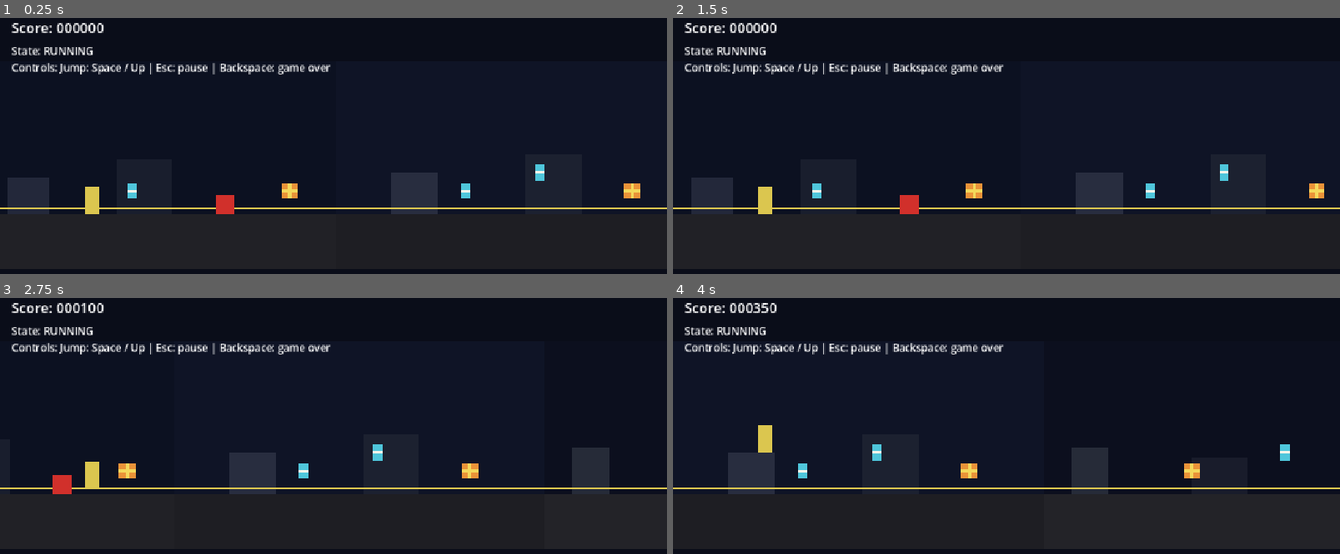
Above: before the commit, frames 1-4 (two rows, left to right).
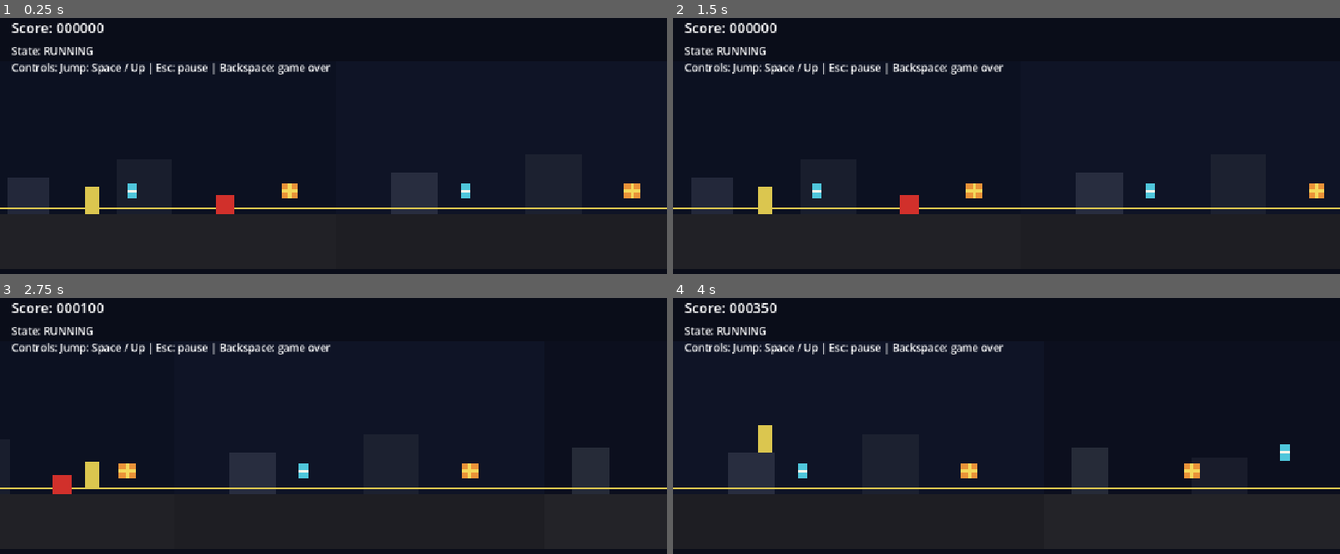
Above: after the commit, the same moments.

Repository: v-Kaefer/Take-Your-Pills
Game: Godot game, scene res://scenes/game/game.tscn
The game is run twice, just before and just after one commit, with the same random seed, the same clock (stepped at 60 frames per second) and the same inputs.
Inputs:
- Up to frame 1 (0.25 s): no input
- Up to frame 2 (1.5 s): hold Up 0.53-1.25 s; tap Space (player_jump) at 0.77 s; click "Restart Run" at 1.25 s
- Up to frame 3 (2.75 s): hold Up from 2.03 s (still down); tap Space (player_jump) at 2.27 s
- Up to frame 4 (4 s): release Up at 2.78 s; hold Up from 3.53 s (still down); tap Space (player_jump) at 3.77 s

The runs differ from the first frame. In frame 1, less than 0.1% of the frame differs, in the area x 80-82%, y 57-64%; in frame 2, less than 0.1%; in frame 3, 0.1%, in the area x 55-58%, y 57-64%; in frame 4, less than 0.1%.

Commit message:
feat: add collectable pickup feedback

Diff:
--- a/scenes/game/chunks/chunk_b.tscn
+++ b/scenes/game/chunks/chunk_b.tscn
@@ -55,8 +55,5 @@
 [node name="PillCollectable" parent="." instance=ExtResource("2")]
 position = Vector2(224, 224)
 
-[node name="PillCollectable2" parent="." instance=ExtResource("2")]
-position = Vector2(352, 192)
-
 [node name="BoxCollectable" parent="." instance=ExtResource("3")]
 position = Vector2(512, 224)
--- a/scenes/game/game.gd
+++ b/scenes/game/game.gd
@@ -8,6 +8,7 @@
 @onready var player: Player = $World/Player
 @onready var chunks: ChunkManager = $World/Chunks
 @onready var hud: GameHUD = $HUD
+@onready var collect_sfx_player: AudioStreamPlayer = $CollectSfxPlayer
 
 var current_state: GameState = GameState.RUNNING
 var score: int = 0
@@ -82,6 +83,7 @@
 		return
 
 	score += score_value
+	collect_sfx_player.play()
 	_update_hud()
 
 
--- a/scenes/game/game.tscn
+++ b/scenes/game/game.tscn
@@ -1,9 +1,10 @@
-[gd_scene load_steps=5 format=3]
+[gd_scene load_steps=6 format=3]
 
 [ext_resource type="Script" path="res://scenes/game/game.gd" id="1"]
 [ext_resource type="PackedScene" path="res://scenes/player/player.tscn" id="2"]
 [ext_resource type="Script" path="res://scenes/game/chunk_manager.gd" id="3"]
 [ext_resource type="PackedScene" path="res://scenes/game/hud.tscn" id="4"]
+[ext_resource type="AudioStream" path="res://assets/audio/sfx/lesiakower-coin-collect-retro-8-bit-sound-effect-145251.mp3" id="5"]
 
 [node name="Game" type="Node2D"]
 script = ExtResource("1")
@@ -29,3 +30,7 @@
 script = ExtResource("3")
 
 [node name="HUD" parent="." instance=ExtResource("4")]
+
+[node name="CollectSfxPlayer" type="AudioStreamPlayer" parent="."]
+stream = ExtResource("5")
+volume_db = -8.0
Not shown, added: assets/audio/sfx/lesiakower-coin-collect-retro-8-bit-sound-effect-145251.mp3.import
Not shown, added: assets/audio/sfx/lesiakower-coin-collect-retro-8-bit-sound-effect-145251.mp3
